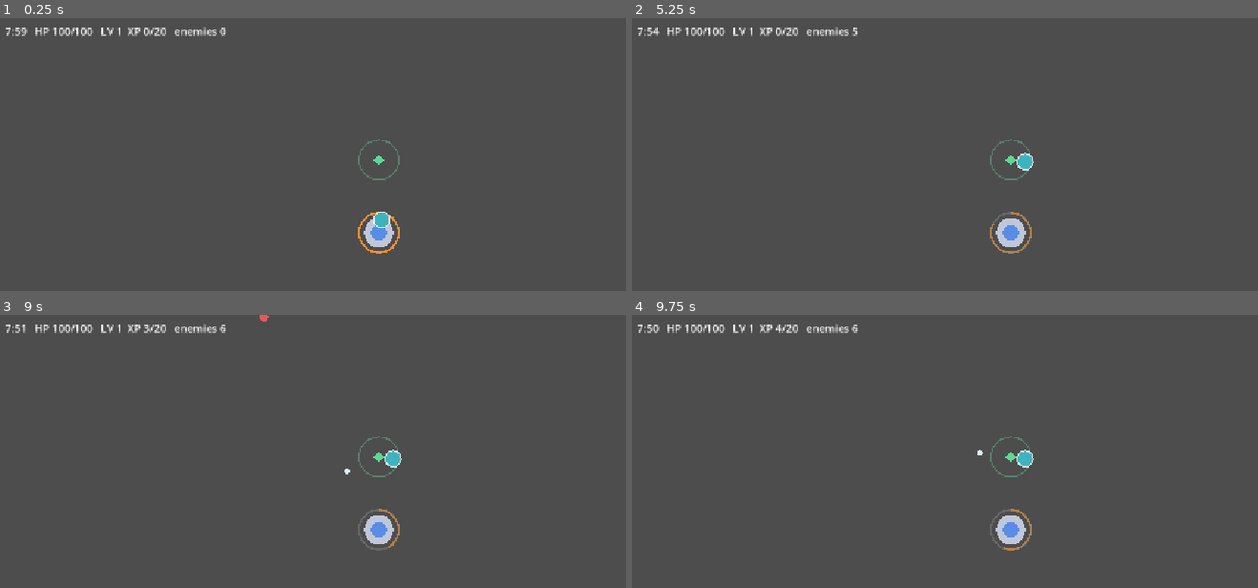
Above: before the commit, frames 1-4 (two rows, left to right).
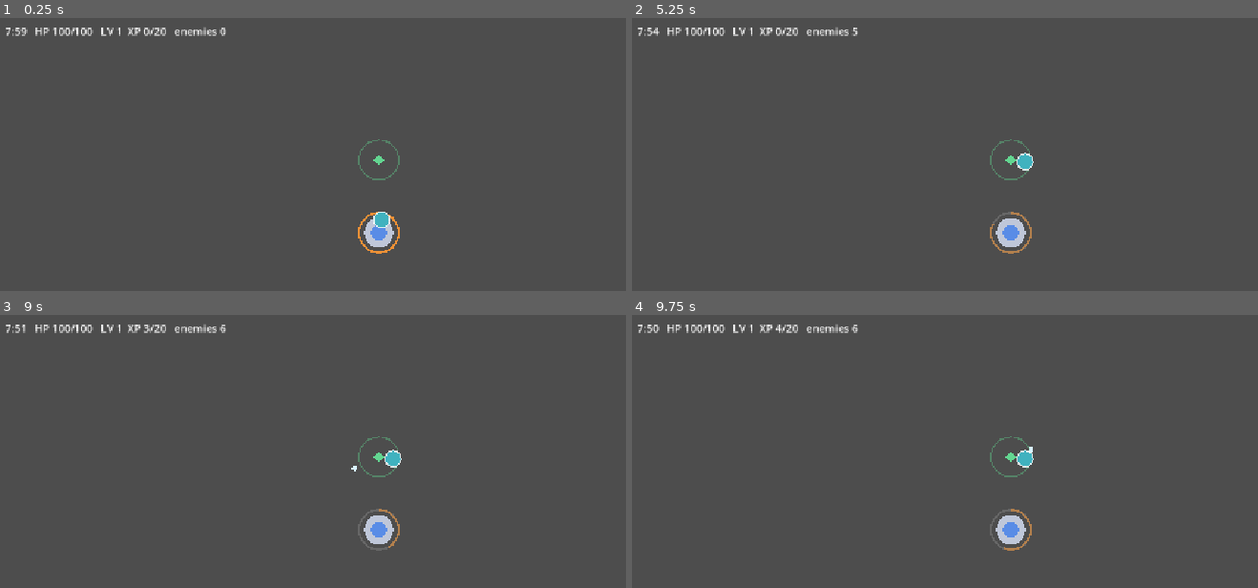
Above: after the commit, the same moments.

Repository: tapiokdev/squadron-concept-game
Game: Godot game, scene res://main.tscn
Two runs of this game, one before a commit and one after it. Both use one fixed random seed, a clock stepped at 60 frames per second and the inputs below.
Inputs (mouse positions are in pixels of both pictures, inside the frame that each line leads up to):
- Up to frame 1 (0.25 s): no input
- Up to frame 2 (5.25 s): tap Enter at 0.5, 2.75, 4.25 s; move the mouse to (1176, 211) at 0.52 s; click (1176, 211) at 0.67 s; drag from (857, 255) to (outside the picture) at 1.27 s; tap Space at 2, 3.5, 5 s; move the mouse to (1088, 138) at 2.02 s; click (1088, 138) at 2.17 s; drag from (outside the picture) to (782, 168) at 2.77 s; move the mouse to (outside the picture) at 3.52 s; click (outside the picture) at 3.67 s; drag from (782, 168) to (894, 124) at 4.27 s; move the mouse to (1051, 233) at 5.02 s; click (1051, 233) at 5.17 s
- Up to frame 3 (9 s): drag from (262, 421) to (225, 552) at 5.77 s; move the mouse to (544, 508) at 6.52 s; click (544, 508) at 6.67 s; drag from (225, 552) to (400, 347) at 7.27 s; move the mouse to (456, 435) at 8.02 s; click (456, 435) at 8.17 s; drag from (outside the picture) to (150, 465) at 8.77 s
- Up to frame 4 (9.75 s): move the mouse to (outside the picture) at 9.52 s; click (outside the picture) at 9.67 s

Frames 1-2 are identical in both runs. In frame 3, less than 0.1% of the frame differs, in the area x 41-58%, y 0-59%; in frame 4, less than 0.1%.

Commit message:
Add multi-arc wave scaling; mark Phase 5 done
Spawn arcs unlock over the run: top from the start, bottom-left at
210s, right at 390s — the multi-lane pressure curve from the brief.
Regular spawns pick a random unlocked arc; the elite still enters from
the first lane. Rushers keep spawning full-circle.

Co-Authored-By: Claude Fable 5 <noreply@anthropic.com>

Diff:
--- a/scripts/enemy_spawner.gd
+++ b/scripts/enemy_spawner.gd
@@ -1,10 +1,12 @@
 class_name EnemySpawner
 extends Node
 
-## Timed wave spawner. Single spawn arc for now — opening the 2nd/3rd arcs
-## is the Phase 5 wave-scaling pass. Every spawn goes through
-## EnemyPool.try_spawn(), which enforces the global live-count cap; a null
-## return simply drops that spawn.
+## Timed wave spawner. Spawn arcs unlock over the run (1 lane early,
+## 2 from ~min 3.5, 3 from ~min 6.5) — with one rally point the squad
+## covers one arc and the rest fall to auto-attacks, meteor, and tower
+## HP; that is the core tension. Every spawn goes through
+## EnemyPool.try_spawn(), which enforces the global live-count cap; a
+## null return simply drops that spawn.
 
 const SWARMER := preload("res://data/enemies/swarmer.tres")
 const BRUTE := preload("res://data/enemies/brute.tres")
@@ -12,7 +14,8 @@
 const BROODMOTHER := preload("res://data/enemies/broodmother.tres")
 
 @export var active := false
-@export var arc_center_deg := -90.0
+@export var arc_centers_deg: Array[float] = [-90.0, 135.0, 0.0]
+@export var arc_unlock_sec: Array[float] = [0.0, 210.0, 390.0]
 @export var arc_span_deg := 70.0
 @export var spawn_margin := 60.0
 ## Spawn-rate curve: spawns/sec at t=0 plus extra per elapsed minute.
@@ -48,13 +51,21 @@
 		_spawn_one()
 	if not _elite_spawned and elapsed >= elite_at_sec:
 		_elite_spawned = true
-		var angle := deg_to_rad(arc_center_deg)
+		var angle := deg_to_rad(arc_centers_deg[0])
 		var dist := _tower.get_viewport_rect().size.length() * 0.5 + spawn_margin
 		_pool.try_spawn(BROODMOTHER, _tower.position + Vector2.from_angle(angle) * dist, _tower)
 
+func _unlocked_arcs() -> int:
+	var count := 0
+	for unlock in arc_unlock_sec:
+		if elapsed >= unlock:
+			count += 1
+	return count
+
 func _spawn_one() -> void:
 	var def: EnemyDef = SWARMER
-	var angle := deg_to_rad(arc_center_deg + randf_range(-0.5, 0.5) * arc_span_deg)
+	var arc: float = arc_centers_deg[randi() % _unlocked_arcs()]
+	var angle := deg_to_rad(arc + randf_range(-0.5, 0.5) * arc_span_deg)
 	var roll := randf()
 	if elapsed >= brute_after_sec and roll < 0.08:
 		def = BRUTE
Not shown, changed: # Tower Survivors — Project Brief & Handoff Document.md
